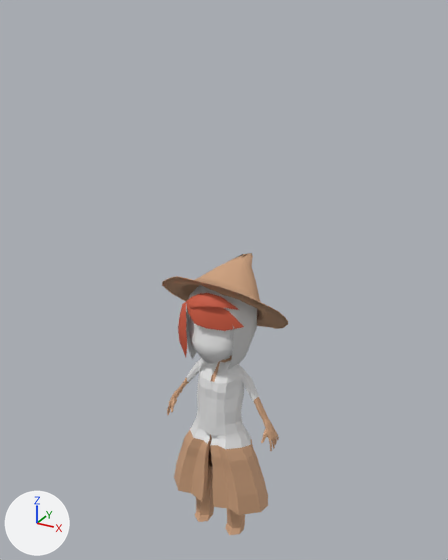
What one commit did to the FBX model Assets/POstać.fbx.
Rendered twice from a camera (50 mm lens) standing at (3.8, -4.81, 5.55) and looking at (1.03, 0.23, 3.03). The lights are fixed; the arrows at lower left show +X, +Y and +Z. Where no turn or scale is listed for an object, it has been applied to the vertices.
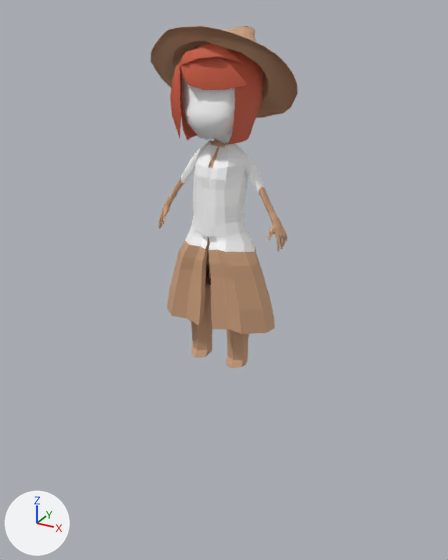
Diff of the bpy script that builds the scene:
```diff
--- a/Assets/POstać.fbx.py
+++ b/Assets/POstać.fbx.py
@@ mat_material_004 @@
 mat_material_004 = principled_material('Material.004')
-mat_material_004.base_color = (0.8, 0.8, 0.8)  # white #e7e7e7
+mat_material_004.base_color = (1.0, 1.0, 1.0)  # white #ffffff
 mat_material_004.roughness = 0.553
@@ mat_material_009 @@
 mat_material_009 = principled_material('Material.009')
-mat_material_009.base_color = (0.8, 0.8, 0.8)  # white #e7e7e7
+mat_material_009.base_color = (1.0, 1.0, 1.0)  # white #ffffff
 mat_material_009.roughness = 0.553
@@ me_cylinder_003 @@
 # used by ob_cylinder_002; location = (1.11, 0.0, 0.15)
-me_cylinder_003.from_pydata(...)  # 1988 vertices, 1990 faces; spans x -0.67..0.68, y -0.36..0.65, z -0.06..3.1
+me_cylinder_003.from_pydata(...)  # 1988 vertices, 1990 faces; spans x -0.68..0.68, y -0.37..0.63, z -0.06..3.07
+# me_cylinder_003 part 1: the loose piece of 249 vertices spanning x -0.67..0.68, y -0.36..0.65, z 2.28..3.1 is moved by (-0.01, -0.02, -0.03)
+# me_cylinder_003 part 2: 58 of the faces centred in x -0.36..0.36, y -0.13..0.33, z 2.19..2.93 switch from mat_material_012 (light grey #d1d1d1) to mat_material_013 (red #d15d42)
 me_cylinder_003.materials.append(mat_material_001)
@@ ob_cylinder_002 @@
 ob_cylinder_002 = bpy.data.objects.new('Cylinder.002', me_cylinder_003)
-ob_cylinder_002.location = (1.11, 0.0, 0.15)
+ob_cylinder_002.location = (1.11, 0.0, 2.35)
```

Changed parts and their boxes (x1, y1, x2, y2) in the pictures (448 x 560 px; the box of a moved part takes in the faces that stretch with it):
'Cylinder.002', recoloured, reshaped, moved (17% wider, 21% taller)
    before: (162, 253, 288, 535)
    after: (151, 26, 298, 368)
part 1 of me_cylinder_003, moved or reshaped
    before: (162, 253, 288, 329)
    after: (151, 26, 298, 118)
part 2 of me_cylinder_003, recoloured
    before: (186, 285, 257, 370)
    after: (180, 43, 263, 145)
